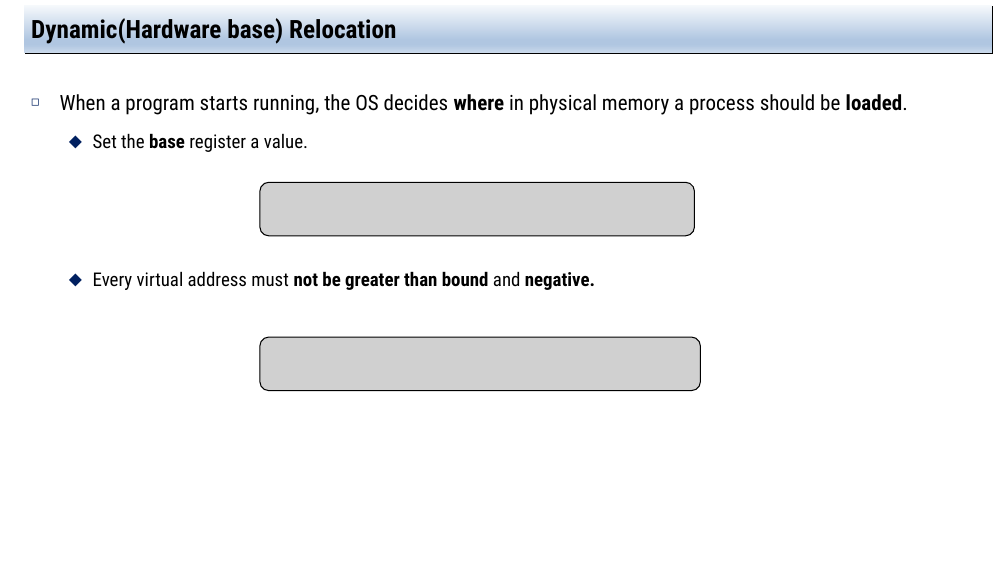
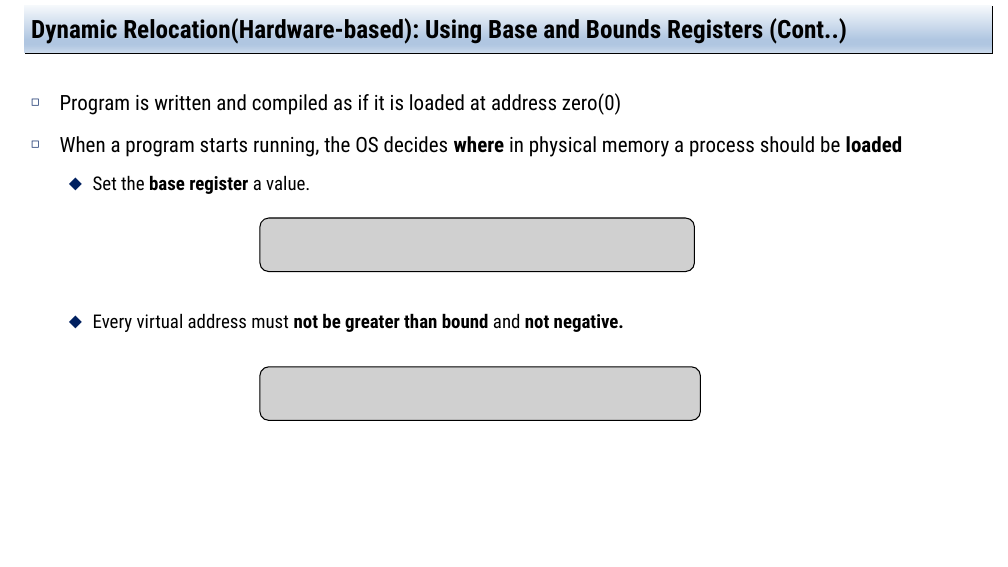
Before and after one commit to jachermocilla/extra-course-materials, a slide deck: slide 13 of cmsc125/ostep/slides/01.Virtualization/15.Address_Translation.pptx. Drawn at 1008x567 pixels with LibreOffice and Linux fonts; fonts in the diff are those of the drawing; grey boxes stand for pictures. Boxes give left, top, right and bottom in pixels: in the first picture for what was removed or moved away, otherwise in the second. Text is boxed around its words. In the diff, an @@ line names an element or a change of style, - is before the commit and + after.

```diff
--- a/cmsc125/ostep/slides/01.Virtualization/15.Address_Translation.pptx
+++ b/cmsc125/ostep/slides/01.Virtualization/15.Address_Translation.pptx
@@ title at (31, 15, 847, 44): text changed @@
-Dynamic(Hardware base) Relocation
+Dynamic Relocation(Hardware-based): Using Base and Bounds Registers (Cont..)
@@ text at (60, 93, 903, 157): text changed @@
-◻ When a program starts running, the OS decides where in physical memory a process should be loaded.
+◻ Program is written and compiled as if it is loaded at address zero(0)
+◻ When a program starts running, the OS decides where in physical memory a process should be loaded
@@ text at (93, 175, 310, 194): bold on in "register" @@
@@ picture: place and size @@
-picture at (260, 182, 695, 236)
+picture at (260, 218, 695, 271)
@@ text at (93, 313, 624, 332): text changed @@
-  ⬥ Every virtual address must not be greater than bound and negative.
+  ⬥ Every virtual address must not be greater than bound and not negative.
@@ picture: place and size @@
-picture at (260, 337, 701, 391)
+picture at (260, 367, 701, 420)
```
Also in this commit, not shown: 10 other slides changed, 4 slides added, 1 other file.
